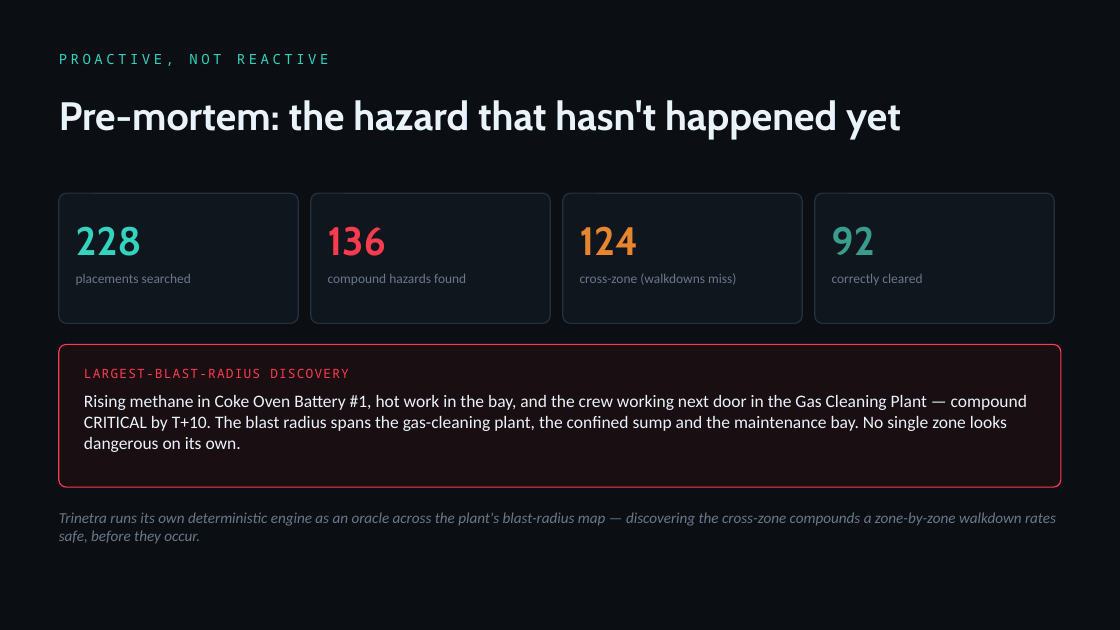
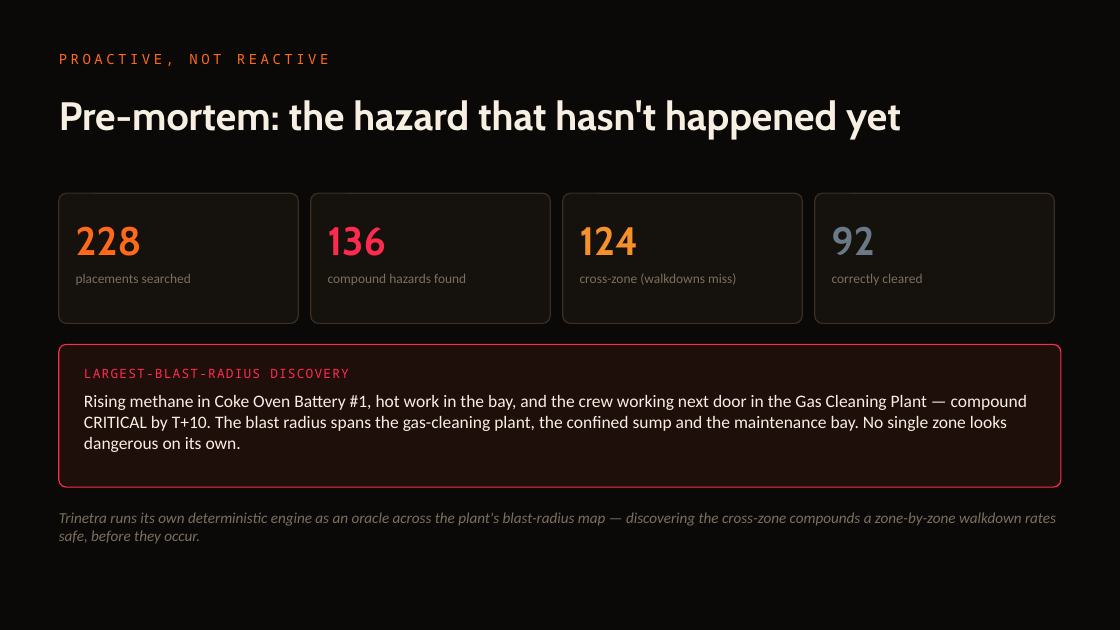
Before and after one commit to SaudSatopay/trinetra, a slide deck: slide 7 of docs/Trinetra_Deck.pptx. Drawn at 1120x630 pixels with LibreOffice and Linux fonts; fonts in the diff are those of the drawing. Boxes give left, top, right and bottom in pixels: in the first picture for what was removed or moved away, otherwise in the second. Text is boxed around its words. In the diff, an @@ line names an element or a change of style, - is before the commit and + after.

Commit message:
Align the deck to the Foundry palette + add the new capability slides
Repalette the pitch deck from the old teal-on-navy to the warm-ink / molten-orange
Foundry look the live control room and README now use — background, panels, the
molten-orange signature accent and the steel/amber/red risk ramp. No teal remains.

Add three slides for the capabilities shipped this round:
- Shift-left permit gate — the permit desk blocking a hot-work request that would
  complete the compound pattern (HIGH 80 -> CRITICAL 100), with the regulation-
  grounded conditions to issue safely.
- Fleet command — one engine across six plants, the live aggregate (6 plants /
  7 workers / 2 compound / +6 min lead) and the per-site board.
- Active-learning flywheel — the per-plant nuisance threshold with the locked
  recall guardrail (compound / HIGH / CRITICAL always page).

Now 17 slides. System fonts kept (Trebuchet / Consolas / Calibri) so it renders
reliably in PowerPoint. Headline numbers unchanged — engine untouched.

```diff
--- a/docs/Trinetra_Deck.pptx
+++ b/docs/Trinetra_Deck.pptx
@@ background #0B0F14 to #0B0908 @@
@@ text "PROACTIVE, NOT REACTIVE" at (x1=59, y1=54, x2=329, y2=66): text colour #34D3BD to #FF6A1A @@
@@ text "Pre-mortem: the hazard that hasn't ..." at (x1=59, y1=100, x2=901, y2=140): text colour #EAF2FA to #F7EFE1 @@
@@ fill #10161E to #15110D; outline #26313E 1 pt to #3B2E22 1 pt in 4 elements at (x1=59, y1=193, x2=298, y2=323), (x1=311, y1=193, x2=550, y2=323), (x1=563, y1=193, x2=802, y2=323), (x1=815, y1=193, x2=1054, y2=323) @@
@@ text "228" at (x1=76, y1=226, x2=142, y2=256): text colour #34D3BD to #FF6A1A @@
@@ text "136" at (x1=328, y1=226, x2=386, y2=256): text colour #FB3B4E to #FF2B4E @@
@@ text "124" at (x1=580, y1=226, x2=639, y2=255): text colour #E8862F to #F5902B @@
@@ text "92" at (x1=832, y1=227, x2=875, y2=255): text colour #3A9D8C to #6B7886 @@
@@ rounded rectangle at (x1=59, y1=344, x2=1061, y2=487): fill #190F12 to #1F0F0B; outline #FB3B4E 1 pt to #FF2B4E 1 pt @@
@@ text "LARGEST-BLAST-RADIUS DISCOVERY" at (x1=84, y1=368, x2=349, y2=378): text colour #FB3B4E to #FF2B4E @@
@@ text "Rising methane in Coke Oven ..." at (x1=84, y1=395, x2=1027, y2=452): text colour #EAF2FA to #F7EFE1 @@
@@ text colour #6B7888 to #7C6F5E in 5 elements at (x1=76, y1=274, x2=191, y2=285), (x1=328, y1=274, x2=466, y2=285), (x1=580, y1=273, x2=736, y2=285), (x1=832, y1=274, x2=922, y2=285), (x1=59, y1=512, x2=1056, y2=544) @@
```
Also in this commit, not shown: 13 other slides changed, 3 slides added, 1 other file.
